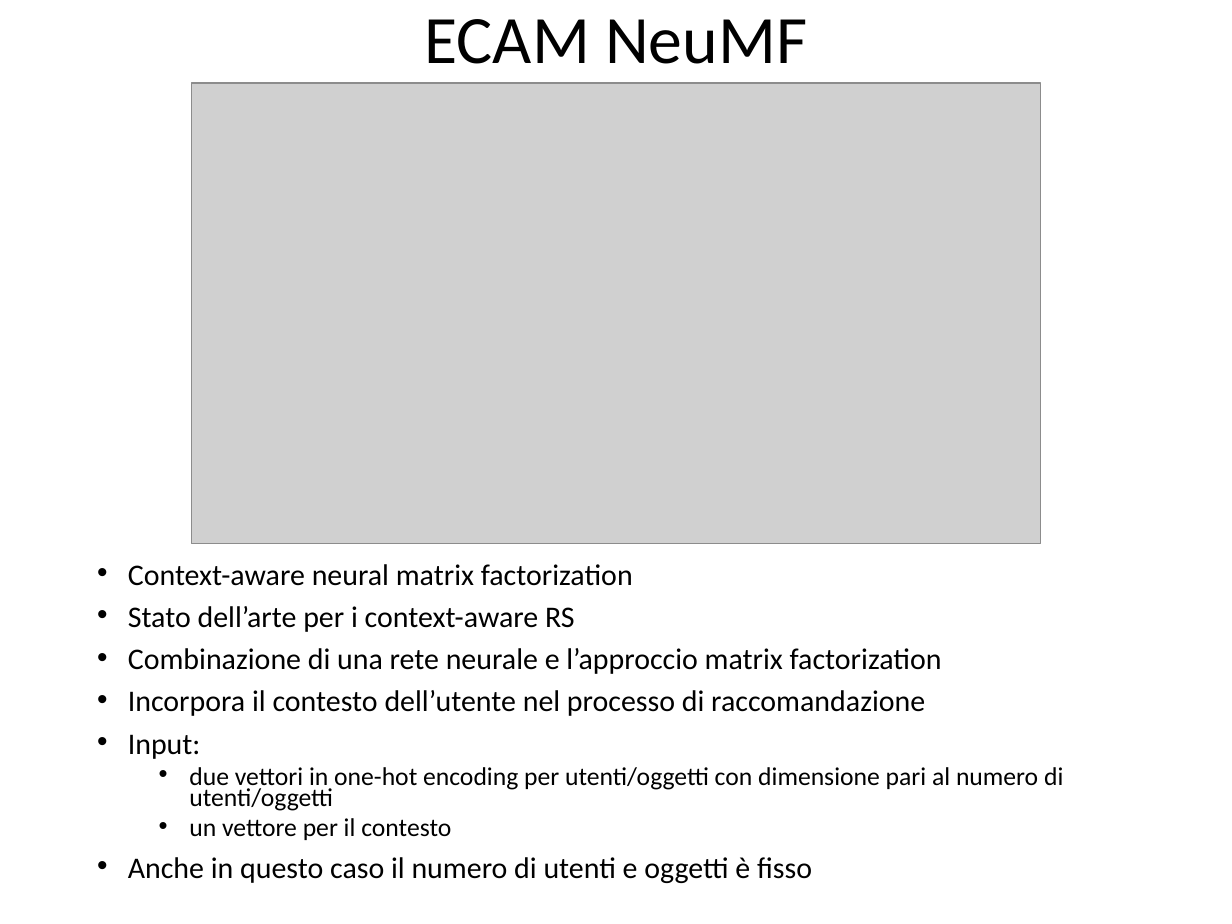
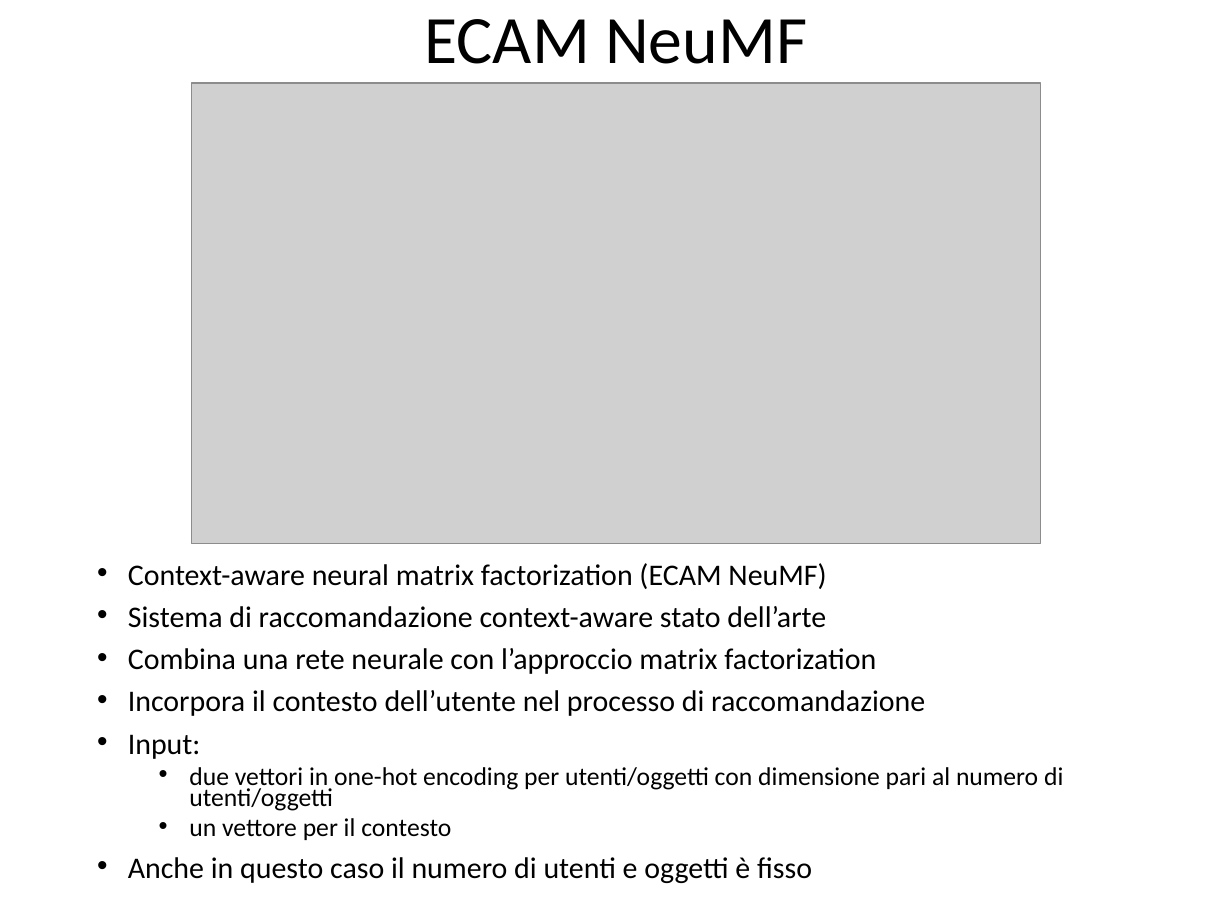
Before and after one commit to CriptHunter/tesi, a slide deck: slide 5 of presentazione/presentazione.pptx. Drawn at 1232x924 pixels with LibreOffice and Linux fonts; fonts in the diff are those of the drawing; grey boxes stand for pictures. Boxes give left, top, right and bottom in pixels: in the first picture for what was removed or moved away, otherwise in the second. Text is boxed around its words. In the diff, an @@ line names an element or a change of style, - is before the commit and + after.

```diff
--- a/presentazione/presentazione.pptx
+++ b/presentazione/presentazione.pptx
@@ text at <box>128,563,876,674</box>: text changed @@
-• Context-aware neural matrix factorization
-• Stato dell’arte per i context-aware RS
-• Combinazione di una rete neurale e l’approccio matrix factorization
+• Context-aware neural matrix factorization (ECAM NeuMF)
+• Sistema di raccomandazione context-aware stato dell’arte
+• Combina una rete neurale con l’approccio matrix factorization
```
Also in this commit, not shown: 3 other slides changed.
